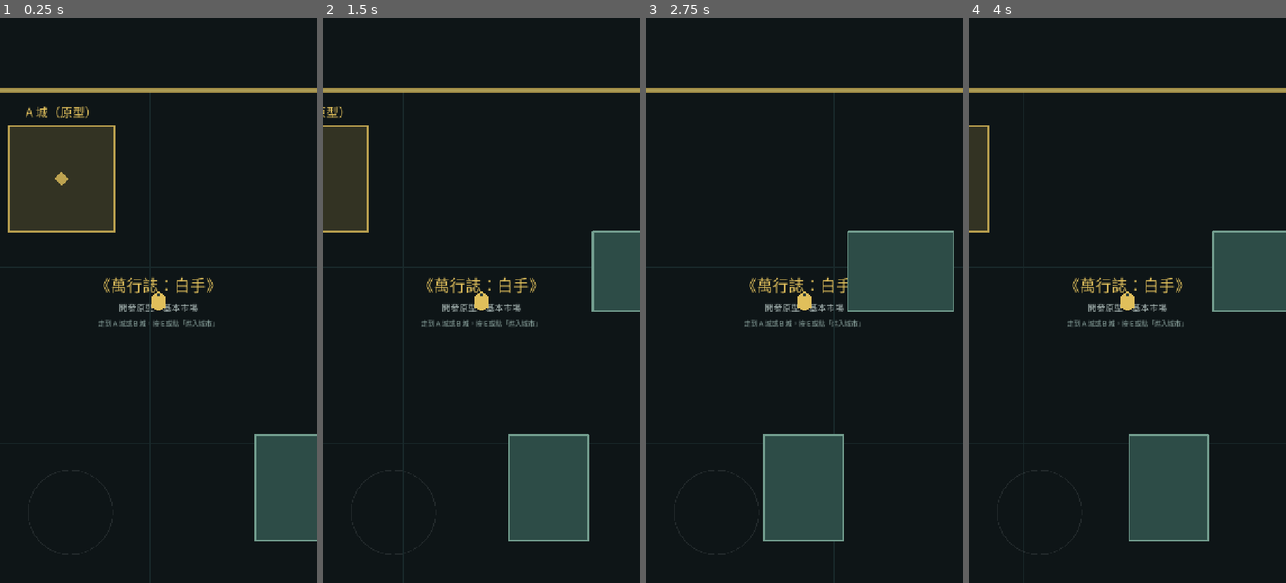
Above: before the commit, frames 1-4 (left to right).
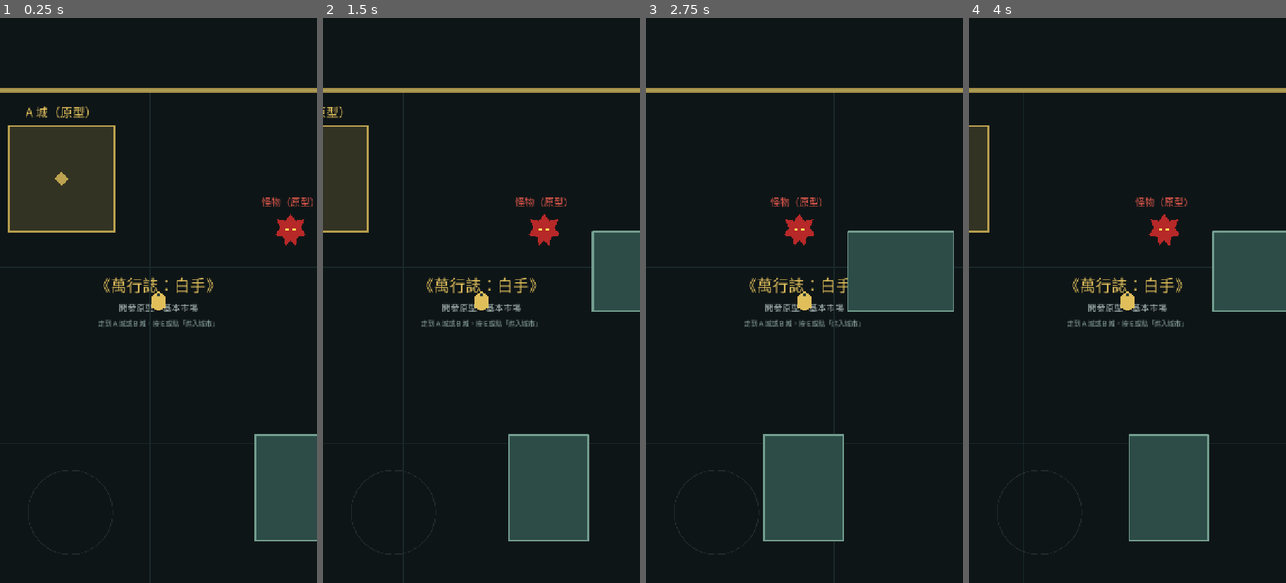
Above: after the commit, the same moments.

Repository: 8tdgdvs26d-netizen/project-gersang-mobile
Game: Godot game, scene res://scenes/main.tscn
The game is run twice, just before and just after one commit, with the same random seed, the same clock (stepped at 60 frames per second) and the same inputs.
Inputs (mouse positions are in pixels of both pictures, inside the frame that each line leads up to):
- Up to frame 1 (0.25 s): no input
- Up to frame 2 (1.5 s): tap Enter at 0.5 s; move the mouse to (551, 272) at 0.52 s; hold D (move_right) 0.53-1.25 s; hold E (interact) 0.53-1.25 s; click (551, 272) at 0.67 s; drag from (418, 328) to (465, 413) at 1.27 s
- Up to frame 3 (2.75 s): tap Space at 2 s; move the mouse to (836, 176) at 2.02 s; hold D (move_right) from 2.03 s (still down); hold E (interact) from 2.03 s (still down)
- Up to frame 4 (4 s): release D (move_right) at 2.75 s; release E (interact) at 2.75 s; drag from (1111, 413) to (1032, 215) at 2.77 s; tap Enter at 3.5 s; move the mouse to (1222, 385) at 3.52 s; hold A (move_left) from 3.53 s (still down); hold E (interact) from 3.53 s (still down)

The runs differ from the first frame. In frame 1, 0.5% of the frame differs, in the area x 82-99%, y 31-41%; in frame 2, 0.5%, in the area x 60-77%, y 31-41%; in frame 3, 0.4%; in frame 4, 0.5%.

Commit message:
feat(godot): add visible prototype world monster and contact detection (WT01)
World Threat v0.1 foundation: one prototype monster with a stable id
(prototype_monster_01) and a fixed layout position (720, 320), verified
against the current world: inside the playable rect, clear of both
obstacles, City A's entry trigger and its return point, and reachable
by walking from the default spawn.

- WorldMonster (Area2D, scenes/world_monster.tscn): a minimal drawn red
  shape labelled 「怪物（原型）」 and a 48 px contact circle.
  player_contacted(monster_id) is edge-triggered: one event on entry,
  none while overlapping, a new one after leaving and re-entering.
- Active only in WORLD mode: main.gd toggles it together with world
  movement, so IN_CITY / TRAVELING never report contact; deactivating
  clears the contact.
- No encounter, combat, patrol, aggro, chase or persistence; no save
  change. Trading, warehouse, market, transport, SaveStore and City Hub
  are untouched.
- Tests: new verify_wt01_visible_monster (79 checks, real scene physics,
  no sleeps).

Co-Authored-By: Claude Opus 5.5 <noreply@anthropic.com>
Claude-Session: https://claude.ai/code/session_01CPuDgFREwJNYYd7guvJZ5v

Diff:
--- a/godot/scenes/main.tscn
+++ b/godot/scenes/main.tscn
@@ -8,6 +8,7 @@
 [ext_resource type="Script" path="res://scripts/world_grid.gd" id="6_grid"]
 [ext_resource type="PackedScene" path="res://scenes/city_marker.tscn" id="7_city"]
 [ext_resource type="PackedScene" path="res://scenes/city_hub.tscn" id="8_hub"]
+[ext_resource type="PackedScene" path="res://scenes/world_monster.tscn" id="9_monster"]
 
 [node name="Main" type="Node2D"]
 script = ExtResource("1_main")
@@ -35,6 +36,8 @@
 [node name="UpperObstacle" parent="Actors" instance=ExtResource("4_obstacle")]
 position = Vector2(640, 900)
 rotation = 1.5708
+
+[node name="PrototypeMonster" parent="Actors" instance=ExtResource("9_monster")]
 
 [node name="Player" parent="Actors" instance=ExtResource("2_player")]
 position = Vector2(420, 500)
--- /dev/null
+++ b/godot/scenes/world_monster.tscn
@@ -0,0 +1,31 @@
+[gd_scene load_steps=3 format=3]
+
+[ext_resource type="Script" path="res://scripts/world_monster.gd" id="1_monster"]
+
+[sub_resource type="CircleShape2D" id="CircleShape2D_contact"]
+radius = 48.0
+
+[node name="WorldMonster" type="Area2D"]
+collision_layer = 0
+script = ExtResource("1_monster")
+
+[node name="Body" type="Polygon2D" parent="."]
+polygon = PackedVector2Array(0, -40, 12, -24, 32, -28, 24, -8, 36, 8, 16, 12, 12, 32, 0, 20, -12, 32, -16, 12, -36, 8, -24, -8, -32, -28, -12, -24)
+color = Color(0.72, 0.16, 0.16, 1)
+
+[node name="Eyes" type="Polygon2D" parent="."]
+polygon = PackedVector2Array(-12, -8, -4, -8, -4, -2, -12, -2, -12, -8, 4, -8, 12, -8, 12, -2, 4, -2, 4, -8)
+color = Color(1, 0.9, 0.35, 1)
+
+[node name="ContactShape" type="CollisionShape2D" parent="."]
+shape = SubResource("CircleShape2D_contact")
+
+[node name="NameLabel" type="Label" parent="."]
+offset_left = -120.0
+offset_top = -84.0
+offset_right = 120.0
+offset_bottom = -50.0
+theme_override_colors/font_color = Color(0.9, 0.35, 0.3, 1)
+theme_override_font_sizes/font_size = 22
+text = "怪物（原型）"
+horizontal_alignment = 1
--- a/godot/scripts/main.gd
+++ b/godot/scripts/main.gd
@@ -66,6 +66,8 @@
 @onready var _joystick := $TouchControls/Joystick as TouchJoystick
 @onready var _city_hub := $CityHub as CityHub
 @onready var _enter_city_button := $EnterControls/EnterCityButton as Button
+## World Threat WT01: the one prototype monster (contact only, WORLD mode only).
+@onready var _prototype_monster := $Actors/PrototypeMonster as WorldMonster
 
 
 func _ready() -> void:
@@ -467,3 +469,4 @@
 	_joystick.set_process_input(active)
 	_player.velocity = Vector2.ZERO
 	_player.set_physics_process(active)
+	_prototype_monster.set_threat_active(active)
--- a/godot/scripts/world_layout.gd
+++ b/godot/scripts/world_layout.gd
@@ -26,3 +26,9 @@
 	"A": Vector2(540.0, 200.0),
 	"B": Vector2(39460.0, 200.0),
 }
+
+## World Threat WT01: the single prototype monster. Fixed identity and fixed
+## position (layout data, never random): near the default spawn and City A,
+## clear of both obstacles, City A's entry trigger and its return point.
+const PROTOTYPE_MONSTER_ID := "prototype_monster_01"
+const PROTOTYPE_MONSTER_POSITION := Vector2(720.0, 320.0)
--- /dev/null
+++ b/godot/scripts/world_monster.gd
@@ -0,0 +1,53 @@
+class_name WorldMonster
+extends Area2D
+
+## World Threat WT01: one visible prototype monster with a contact area. It
+## only reports contact; encounters and combat belong to later work packages.
+##
+## Contact is edge-triggered: one player_contacted event when the player
+## enters the area, none while the player stays inside, and a new one only
+## after the player has left and entered again. While inactive (the main scene
+## activates it only in WORLD mode) it reports nothing.
+
+signal player_contacted(monster_id: String)
+
+var monster_id := WorldLayout.PROTOTYPE_MONSTER_ID
+
+var _active := true
+var _in_contact := false
+
+
+func _ready() -> void:
+	position = WorldLayout.PROTOTYPE_MONSTER_POSITION
+	body_entered.connect(_on_body_entered)
+	body_exited.connect(_on_body_exited)
+
+
+func is_threat_active() -> bool:
+	return _active
+
+
+## True between a reported contact and the player leaving the area.
+func is_in_contact() -> bool:
+	return _in_contact
+
+
+## Only WORLD mode activates the threat. Deactivating clears the current
+## contact, so no contact state carries over from before a city or a journey.
+func set_threat_active(active: bool) -> void:
+	_active = active
+	if not active:
+		_in_contact = false
+
+
+func _on_body_entered(body: Node2D) -> void:
+	if not body is Player or not _active or _in_contact:
+		return
+	_in_contact = true
+	print("Myrial: world threat contact ", monster_id)
+	player_contacted.emit(monster_id)
+
+
+func _on_body_exited(body: Node2D) -> void:
+	if body is Player:
+		_in_contact = false
--- /dev/null
+++ b/godot/tests/verify_wt01_visible_monster.gd
@@ -0,0 +1,333 @@
+extends SceneTree
+
+## World Threat WT01: one visible prototype monster with a stable identity, a
+## deterministic world position and edge-triggered player contact, active only
+## in WORLD mode. Uses the real main scene and physics frames (no sleeps).
+
+const TEST_SAVE := "user://wt01_visible_monster_test_save.json"
+const T0 := 1800000000000
+const MONSTER_ID := "prototype_monster_01"
+const MONSTER_POS := Vector2(720.0, 320.0)
+const CONTACT_RADIUS := 48.0
+const PLAYER_SIZE := Vector2(32, 48)
+const PLAYER_OFFSET := Vector2(0, -24)
+const FAR := Vector2(3000.0, 3000.0)
+
+var _checks := 0
+var _failures := 0
+var _sections_done := []
+var _events := []
+
+
+func _initialize() -> void:
+	_delete(TEST_SAVE)
+	_verify_static()
+	await _verify_position()
+	await _verify_contact_lifecycle()
+	await _verify_world_only()
+	await _verify_world_position_unchanged()
+	_delete(TEST_SAVE)
+	_check(_sections_done.size() == 5, "Every test section must run to completion (%s)" % str(_sections_done))
+	if _failures == 0:
+		print("WT01 visible monster verification passed (%d checks)" % _checks)
+	quit(1 if _failures > 0 else 0)
+
+
+# --- Static ------------------------------------------------------------------------------------
+
+func _verify_static() -> void:
+	_check(WorldLayout.PROTOTYPE_MONSTER_ID == MONSTER_ID, "Stable explicit monster id")
+	_check(WorldLayout.PROTOTYPE_MONSTER_POSITION == MONSTER_POS, "Monster position is layout data")
+	var script := _code_only("res://scripts/world_monster.gd")
+	for random in ["randi", "randf", "RandomNumberGenerator", "randomize", "seed("]:
+		_check(not script.contains(random), "No randomness in the monster (%s)" % random)
+	for unrelated in ["trade_service", "warehouse_service", "warehouse_state", "market_state", "market_rules", "transport_service", "save_store", "city_hub", "trade_cost_ledger", "player_location"]:
+		var code := _code_only("res://scripts/%s.gd" % unrelated).to_lower()
+		_check(not code.contains("monster") and not code.contains("threat"), "No world-threat logic in %s" % unrelated)
+	for word in ["patrol", "aggro", "chase", "leash", "encounter", "combat", "damage", "health", "respawn", "loot"]:
+		_check(not script.to_lower().contains(word), "No out-of-scope behaviour in the monster (%s)" % word)
+	_check(SaveStore.VERSION == 8, "No save schema change (still version 8)")
+	var scene := FileAccess.get_file_as_string("res://scenes/main.tscn")
+	_check(scene.count("world_monster.tscn") == 1 and scene.count("[node name=\"PrototypeMonster\"") == 1, "Exactly one monster in the main scene")
+	var monster_scene := FileAccess.get_file_as_string("res://scenes/world_monster.tscn")
+	_check(not monster_scene.contains(".png") and not monster_scene.contains(".ogg") and not monster_scene.contains(".wav") and not monster_scene.contains("AnimationPlayer"), "Minimal drawn visual: no imported art, audio or animation")
+	_sections_done.append("static")
+
+
+# --- Position ----------------------------------------------------------------------------------
+
+func _verify_position() -> void:
+	# Determinism across runs (one scene at a time: two loaded scenes would
+	# share one physics space and push their players apart).
+	var first := await _new_main("")
+	var first_id: String = _monster(first).monster_id
+	var first_pos: Vector2 = _monster(first).global_position
+	await _destroy(first)
+	var second := await _new_main("")
+	_check(_monster(second).monster_id == first_id and _monster(second).global_position == first_pos, "A second run resolves to the same id and position")
+	await _destroy(second)
+	var main := await _new_main(TEST_SAVE)
+	var monster := _monster(main)
+	var monsters := main.find_children("*", "WorldMonster", true, false)
+	_check(monsters.size() == 1 and monster != null, "Exactly one WorldMonster at runtime")
+	_check(monster.monster_id == MONSTER_ID and monster.global_position == MONSTER_POS, "Runtime id and position are the layout data")
+	_check(((monster.get_node("ContactShape") as CollisionShape2D).shape as CircleShape2D).radius == CONTACT_RADIUS, "Contact radius 48")
+	_check(PlayerLocation.is_valid_world_position(MONSTER_POS), "Inside the playable world bounds")
+	_check((monster.get_node("NameLabel") as Label).text == "怪物（原型）" and (monster.get_node("Body") as Polygon2D).visible and monster.is_visible_in_tree(), "Visible with a Traditional Chinese label")
+	# Obstacles: a player standing on the monster touches no static body.
+	var space := main.get_world_2d().direct_space_state
+	var query := PhysicsShapeQueryParameters2D.new()
+	var rect := RectangleShape2D.new()
+	rect.size = PLAYER_SIZE
+	query.shape = rect
+	query.transform = Transform2D(0.0, MONSTER_POS + PLAYER_OFFSET)
+	var static_hits := 0
+	for hit in space.intersect_shape(query, 32):
+		if hit["collider"] is StaticBody2D:
+			static_hits += 1
+	_check(static_hits == 0, "The monster is not inside an obstacle (player-sized probe)")
+	var circle := CircleShape2D.new()
+	circle.radius = CONTACT_RADIUS
+	query.shape = circle
+	query.transform = Transform2D(0.0, MONSTER_POS)
+	static_hits = 0
+	for hit in space.intersect_shape(query, 32):
+		if hit["collider"] is StaticBody2D:
+			static_hits += 1
+	_check(static_hits == 0, "The contact area overlaps no obstacle")
+	# Cities: the contact area never reaches a city trigger or a return point.
+	for city in WorldLayout.ACTIVE_CITY_IDS:
+		var marker := main.get_node("Cities/City%s" % city) as CityMarker
+		var trigger := ((marker.get_node("TriggerShape") as CollisionShape2D).shape as CircleShape2D).radius
+		_check(MONSTER_POS.distance_to(marker.global_position) > trigger + CONTACT_RADIUS, "Contact area clear of City %s's entry trigger" % city)
+		_check(not marker.trigger_overlaps(Rect2(MONSTER_POS + PLAYER_OFFSET - PLAYER_SIZE / 2.0, PLAYER_SIZE)), "Standing on the monster is not inside City %s's trigger" % city)
+		var ret: Vector2 = WorldLayout.CITY_RETURN_POINTS[city]
+		var player_rect := Rect2(ret + PLAYER_OFFSET - PLAYER_SIZE / 2.0, PLAYER_SIZE)
+		_check(MONSTER_POS.clamp(player_rect.position, player_rect.end).distance_to(MONSTER_POS) > CONTACT_RADIUS + 40.0, "A player at City %s's return point is well clear of the contact area" % city)
+	_check(MONSTER_POS.distance_to(PlayerLocation.DEFAULT_WORLD_SPAWN) < 600.0, "Close to the spawn for development testing")
+	# Reachable by normal movement: walk from the spawn with the move actions.
+	_events.clear()
+	monster.player_contacted.connect(_on_contact)
+	var player := _player(main)
+	_check(player.global_position == PlayerLocation.DEFAULT_WORLD_SPAWN, "New game starts at the spawn (%s)" % player.global_position)
+	var frames := await _walk(player, "move_right", func() -> bool: return player.global_position.x >= MONSTER_POS.x)
+	_check(frames < 300 and absf(player.global_position.y - 500.0) < 1.0, "Walked right from the spawn unobstructed (%d frames)" % frames)
+	frames = await _walk(player, "move_up", func() -> bool: return _events.size() > 0)
+	_check(frames < 300 and _events == [MONSTER_ID], "Walking up reaches the monster and makes contact (%d frames, %s)" % [frames, str(_events)])
+	frames = await _walk(player, "move_up", func() -> bool: return player.global_position.y < MONSTER_POS.y - 150.0)
+	_check(frames < 300 and _events.size() == 1 and not monster.is_in_contact(), "The player walks through and away normally; still one event")
+	await _destroy(main)
+	_delete(TEST_SAVE)
+	_sections_done.append("position")
+
+
+# --- Contact lifecycle -------------------------------------------------------------------------
+
+func _verify_contact_lifecycle() -> void:
+	var main := await _new_main("")
+	var monster := _monster(main)
+	var player := _player(main)
+	_events.clear()
+	monster.player_contacted.connect(_on_contact)
+	player.global_position = FAR
+	await _settle()
+	_check(_events.is_empty() and not monster.is_in_contact(), "Outside: no contact")
+	player.global_position = MONSTER_POS + Vector2(0, 30)
+	await _settle()
+	_check(_events == [MONSTER_ID] and monster.is_in_contact(), "Enter: exactly one contact event with the monster id")
+	for frame in range(120):
+		await physics_frame
+	_check(_events.size() == 1, "120 physics frames of continuous overlap: still one event")
+	player.global_position = MONSTER_POS + Vector2(20, 10)
+	await _settle()
+	_check(_events.size() == 1, "Moving around inside the area: no new event")
+	player.global_position = FAR
+	await _settle()
+	_check(not monster.is_in_contact() and _events.size() == 1, "Leave: contact ends, no event")
+	player.global_position = MONSTER_POS + Vector2(-10, 40)
+	await _settle()
+	_check(_events == [MONSTER_ID, MONSTER_ID], "Re-enter: one new contact event")
+	for cycle in range(3):
+		player.global_position = FAR
+		await _settle()
+		player.global_position = MONSTER_POS + Vector2(0, 30)
+		await _settle()
+	_check(_events.size() == 5 and _events.count(MONSTER_ID) == 5, "Each leave + enter gives exactly one more event")
+	# Just outside the edge: no contact.
+	player.global_position = FAR
+	await _settle()
+	player.global_position = MONSTER_POS + Vector2(CONTACT_RADIUS + PLAYER_SIZE.x / 2.0 + 4.0, 24)
+	await _settle()
+	_check(_events.size() == 5, "Just outside the contact radius: no event")
+	await _destroy(main)
+	_sections_done.append("contact_lifecycle")
+
+
+# --- WORLD only ----------------------------------------------------------------------------------
+
+func _verify_world_only() -> void:
+	# Unit level: an inactive monster ignores the player.
+	var unit := (load("res://scenes/world_monster.tscn") as PackedScene).instantiate() as WorldMonster
+	var body := (load("res://scenes/player.tscn") as PackedScene).instantiate() as Player
+	root.add_child(unit)
+	var count := [0]
+	unit.player_contacted.connect(func(_id: String) -> void: count[0] += 1)
+	unit.set_threat_active(false)
+	unit._on_body_entered(body)
+	_check(count[0] == 0 and not unit.is_in_contact(), "Inactive: a player entering produces no event")
+	unit.set_threat_active(true)
+	unit._on_body_entered(body)
+	unit._on_body_entered(body)
+	_check(count[0] == 1, "Active: one event; a duplicate enter without leaving is ignored")
+	unit._on_body_exited(body)
+	unit._on_body_entered(body)
+	_check(count[0] == 2, "Exit then enter: a second event")
+	unit.set_threat_active(false)
+	_check(not unit.is_in_contact(), "Deactivating clears the contact")
+	root.remove_child(unit)
+	unit.free()
+	body.free()
+
+	# Game level: IN_CITY and TRAVELING never report contact.
+	var main := await _new_main(TEST_SAVE, T0)
+	var monster := _monster(main)
+	var player := _player(main)
+	_events.clear()
+	monster.player_contacted.connect(_on_contact)
+	_check(main.location.is_in_world() and monster.is_threat_active(), "WORLD: the threat is active")
+	await _walk_in(main, "A")
+	_check(main.location.is_in_city() and not monster.is_threat_active(), "IN_CITY: the threat is inactive")
+	player.global_position = MONSTER_POS + Vector2(0, 30)
+	await _settle()
+	for frame in range(30):
+		await physics_frame
+	_check(_events.is_empty(), "IN_CITY: the player body over the monster produces no contact")
+	player.global_position = FAR
+	await _settle()
+	_check(main.request_transport("B", "wt01-ride")["success"] and main.is_traveling() and not monster.is_threat_active(), "TRAVELING: the threat is inactive")
+	player.global_position = MONSTER_POS + Vector2(0, 30)
+	await _settle()
+	_check(_events.is_empty(), "TRAVELING: no contact")
+	player.global_position = FAR
+	await _settle()
+	main.time_source.advance_ms(90000)
+	await process_frame
+	_check(main.current_city_id == "B" and not monster.is_threat_active() and _events.is_empty(), "Arrival stays in the city: inactive, no contact")
+	_check(main.leave_city() and main.location.is_in_world() and monster.is_threat_active(), "Leaving the city reactivates the threat")
+	_check(_events.is_empty(), "Returning to the world at B's return point: no contact")
+	player.global_position = MONSTER_POS + Vector2(0, 30)
+	await _settle()
+	_check(_events == [MONSTER_ID], "Back in WORLD: contact works again")
+	# The contact does not change any player state.
+	_check(main.location.is_in_world() and not main.is_in_city() and not main.is_traveling() and player.is_physics_processing(), "Contact changes no mode and does not stop movement (no dead end)")
+	await _destroy(main)
+	_delete(TEST_SAVE)
+	_sections_done.append("world_only")
+
+
+# --- T06 unchanged -----------------------------------------------------------------------------
+
+func _verify_world_position_unchanged() -> void:
+	var main := await _new_main(TEST_SAVE, T0)
+	var player := _player(main)
+	player.global_position = Vector2(1500.5, 2500.25)
+	_check(main.save_world_position(), "Exact world position saves")
+	var text := FileAccess.get_file_as_string(TEST_SAVE)
+	_check(not text.to_lower().contains("monster") and not text.to_lower().contains("threat") and int(JSON.parse_string(text)["version"]) == 8, "Nothing monster-related is saved; save version 8")
+	await _destroy(main)
+	main = await _new_main(TEST_SAVE, T0)
+	_check(main.get_world_position() == Vector2(1500.5, 2500.25) and FileAccess.get_file_as_string(TEST_SAVE) == text, "Reload restores the exact position; the save is not rewritten")
+	_check(_monster(main).global_position == MONSTER_POS and _monster(main).monster_id == MONSTER_ID, "The monster reconstructs from layout data on load")
+	# Saved while standing on the monster: loading reports that contact once.
+	_player(main).global_position = MONSTER_POS + Vector2(0, 30)
+	await _settle()
+	main.save_world_position()
+	await _destroy(main)
+	main = (load("res://scenes/main.tscn") as PackedScene).instantiate()
+	main.save_path = TEST_SAVE
+	main.time_source = TimeSource.fixed(T0)
+	_events.clear()
+	root.add_child(main)
+	_monster(main).player_contacted.connect(_on_contact)
+	for frame in range(60):
+		await physics_frame
+	_check(_events.size() <= 1 and _events.count(MONSTER_ID) == _events.size(), "Loading on top of the monster: at most one contact, never spam (%s)" % str(_events))
+	_check(main.get_world_position() == MONSTER_POS + Vector2(0, 30), "The loaded position is exact")
+	await _destroy(main)
+	_delete(TEST_SAVE)
+	_sections_done.append("world_position_unchanged")
+
+
+# --- Helpers ------------------------------------------------------------------------------------
+
+func _on_contact(monster_id: String) -> void:
+	_events.append(monster_id)
+
+
+## Holds a move action for physics frames until `done` or 300 frames.
+func _walk(player: Player, action: String, done: Callable) -> int:
+	var frames := 0
+	Input.action_press(action)
+	while not done.call() and frames < 300:
+		await physics_frame
+		frames += 1
+	Input.action_release(action)
+	await physics_frame
+	return frames
+
+
+func _monster(main: Node) -> WorldMonster:
+	return main.get_node("Actors/PrototypeMonster") as WorldMonster
+
+
+func _player(main: Node) -> Player:
+	return main.get_node("Actors/Player") as Player
+
+
+func _code_only(path: String) -> String:
+	var lines := []
+	for line in FileAccess.get_file_as_string(path).split("\n"):
+		if not line.strip_edges().begins_with("#"):
+			lines.append(line)
+	return "\n".join(lines)
+
+
+func _new_main(path: String, now: int = T0) -> Node2D:
+	var main := (load("res://scenes/main.tscn") as PackedScene).instantiate()
+	main.save_path = path
+	main.time_source = TimeSource.fixed(now)
+	root.add_child(main)
+	await _settle()
+	return main
+
+
+func _walk_in(main: Node, city: String) -> void:
+	_player(main).global_position = WorldLayout.CITY_ANCHORS[city]
+	await _settle()
+	_check(main.try_enter_city() and main.current_city_id == city, "Must enter City %s" % city)
+
+
+func _destroy(main: Node) -> void:
+	root.remove_child(main)
+	main.free()
+	await process_frame
+
+
+func _delete(path: String) -> void:
+	for p in [path, path + ".tmp"]:
+		if FileAccess.file_exists(p):
+			DirAccess.remove_absolute(ProjectSettings.globalize_path(p))
+
+
+func _settle() -> void:
+	# Area2D overlaps update a few physics frames after a teleport.
+	for frame in range(4):
+		await physics_frame
+	await process_frame
+
+
+func _check(condition: bool, message: String) -> void:
+	_checks += 1
+	if not condition:
+		_failures += 1
+		push_error("FAILED: " + message)
Not shown: 1 places in godot/scenes/main.tscn that only renumber resources
